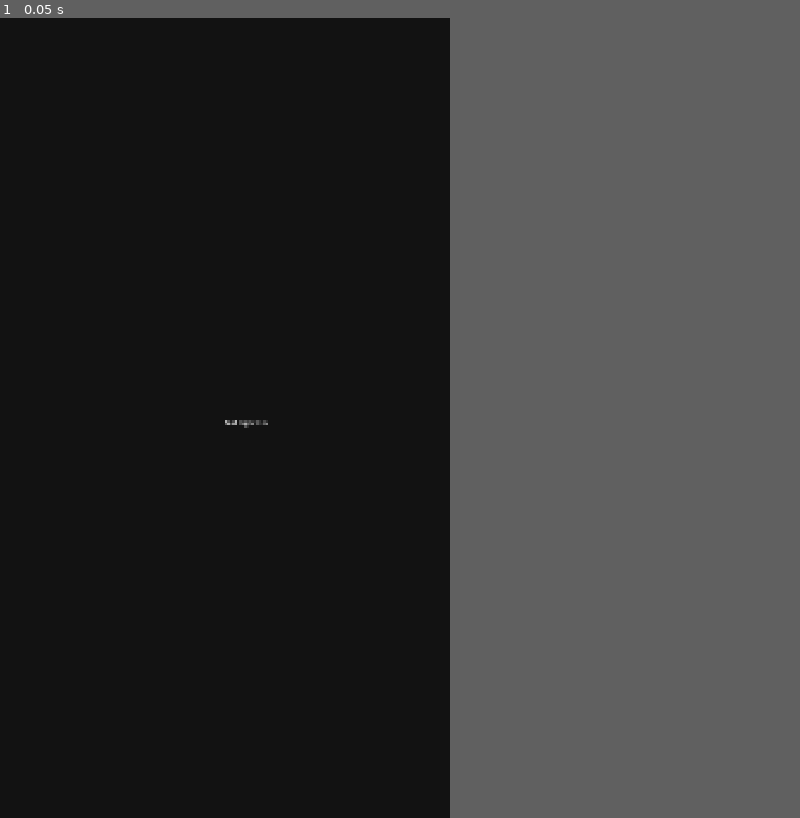
Above: before the commit, frame 1.
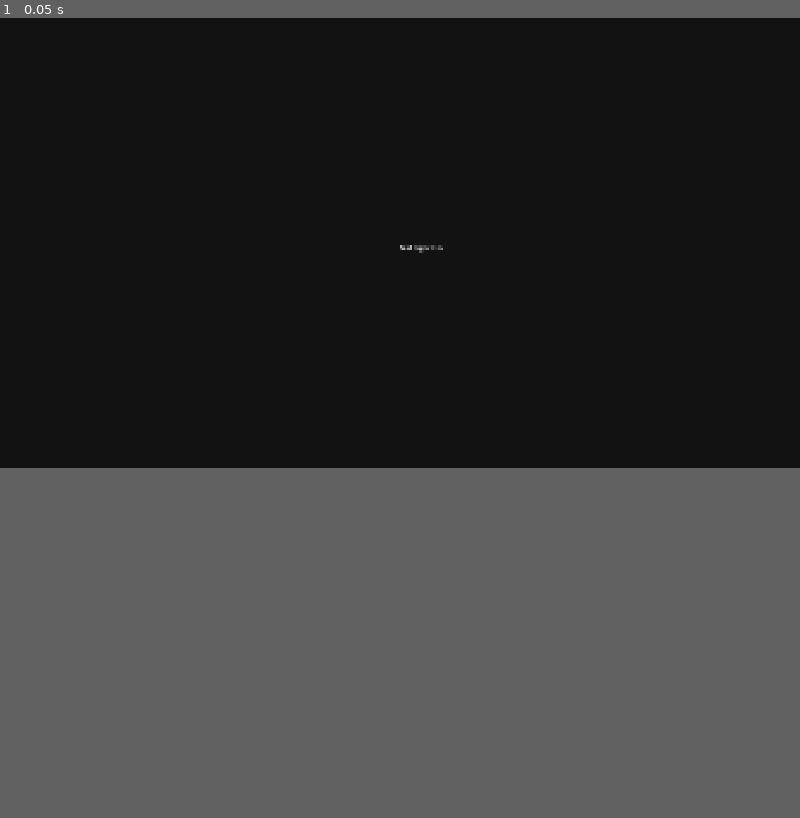
Above: after the commit, the same moment.

Repository: TheManInTheShack/Ava_tarot
Game: Godot game, scene res://Scenes/Main.tscn
The game is run twice, just before and just after one commit, with the same random seed, the same clock (stepped at 60 frames per second) and the same inputs.
Inputs:
- Up to frame 1 (0.05 s): no input
In our replay, the window is 450x800 before the commit and 800x450 after it. These sizes can differ from the game's own. Grey fills any space a smaller window leaves; there, only what the larger window draws over its background counts as a difference.

The runs differ from the first frame. In frame 1, less than 0.1% of the frame differs, in the area x 28-56%, y 28-52%.

Commit message:
Flip base resolution to landscape (1920x1080), matching Paradotz
Paratarot inherited a mobile-first 1080x1920 portrait base resolution from
before this session's pivot toward "browser-first, mobile-possible" (same
as Paradotz). Viewed in a landscape browser window, canvas_items+expand
stretch scaled everything down by roughly the height ratio (~0.48x on a
typical laptop window) -- no amount of bumping font/control sizes in
design-space could fix that without going to absurd numbers, since the
shrink is baked into the resolution mismatch itself. Flipping to 1920x1080
puts a normal browser window near 1:1 scale, matching Paradotz's own base
resolution and its lack of any default_font_size override -- removed ours
too, same reasoning. Card size, slot positions, and panel/control sizes
reverted from the abandoned mobile-compensation bump down to sane landscape
values.

Known tradeoff not addressed here: ClientOverlay is still the phone-first
client UI in practice, and now shares this same landscape canvas -- a
narrow portrait phone viewport will scale down by the WIDTH ratio against
1920, which could hurt legibility there. Flagged for the eventual two-mode
(controller vs. client) design already deferred, not fixed in this pass.

Diff:
--- a/Nodes/CardNode.gd
+++ b/Nodes/CardNode.gd
@@ -11,7 +11,7 @@
 signal tapped(slot_id: String, layer: String)
 signal context_requested(slot_id: String, layer: String)
 
-const CARD_SIZE := Vector2(220, 360)
+const CARD_SIZE := Vector2(160, 280)
 
 var slot_id: String = ""
 var layer: String = "vertical"       # "vertical" (primary) or "horizontal" (crossing/modifier)
@@ -35,14 +35,14 @@
 func _draw() -> void:
 	var rect := Rect2(Vector2.ZERO, CARD_SIZE)
 	draw_rect(rect, Color(0.08, 0.08, 0.08), true)
-	draw_rect(rect, Color(0.3, 0.3, 0.3), false, 3.0)
+	draw_rect(rect, Color(0.3, 0.3, 0.3), false, 2.0)
 
 	if face_up:
 		if front_texture != null:
 			draw_texture_rect(front_texture, rect, false)
 		else:
-			draw_string(ThemeDB.fallback_font, Vector2(12, CARD_SIZE.y / 2.0), card_name,
-				HORIZONTAL_ALIGNMENT_LEFT, CARD_SIZE.x - 24, 24)
+			draw_string(ThemeDB.fallback_font, Vector2(10, CARD_SIZE.y / 2.0), card_name,
+				HORIZONTAL_ALIGNMENT_LEFT, CARD_SIZE.x - 20, 18)
 	else:
 		if back_texture != null:
 			draw_texture_rect(back_texture, rect, false)
@@ -50,7 +50,7 @@
 			draw_rect(rect, Color(0.15, 0.1, 0.25), true)
 
 	if interactive:
-		draw_rect(rect, Color(0.63, 0.78, 0.2), false, 4.0)
+		draw_rect(rect, Color(0.63, 0.78, 0.2), false, 3.0)
 
 
 func set_face_up(value: bool) -> void:
--- a/Nodes/CardWorld.gd
+++ b/Nodes/CardWorld.gd
@@ -19,9 +19,9 @@
 const LAYERS := ["vertical", "horizontal"]
 
 const THREE_CARD_SLOTS := {
-	"1": Vector2(90, 700),
-	"2": Vector2(430, 700),
-	"3": Vector2(770, 700),
+	"1": Vector2(120, 380),
+	"2": Vector2(480, 380),
+	"3": Vector2(840, 380),
 }
 const SLOT_LABELS := {
 	"1": "Past",
@@ -47,7 +47,7 @@
 	for slot_id in THREE_CARD_SLOTS:
 		var label := Label.new()
 		label.text = SLOT_LABELS.get(slot_id, "")
-		label.position = THREE_CARD_SLOTS[slot_id] + Vector2(0, -40)
+		label.position = THREE_CARD_SLOTS[slot_id] + Vector2(0, -26)
 		label.add_theme_color_override("font_color", Color(0.6, 0.6, 0.6))
 		_world.add_child(label)
 
--- a/Scenes/Main.gd
+++ b/Scenes/Main.gd
@@ -14,7 +14,7 @@
 ## Paradotz's MainMenu.gd — it's the only way to confirm a deploy took effect
 ## in the browser (nginx now sends Cache-Control: no-cache for /paratarot/,
 ## same fix as /paradotz/, but this is the actual proof).
-const VERSION := "0.1.0"
+const VERSION := "0.1.1"
 
 var _mode: String = ""  # "controller" | "client" | ""
 var _me: Dictionary = {}
@@ -252,9 +252,9 @@
 
 	var label := Label.new()
 	label.text = "Slot %s — %s" % [slot_id, ControllerPanel.LAYER_LABELS.get(layer, layer)]
-	label.add_theme_font_size_override("font_size", 18)
+	label.add_theme_font_size_override("font_size", 14)
 	label.add_theme_color_override("font_color", Color(0.5, 0.5, 0.5))
-	label.custom_minimum_size = Vector2(220.0, 0.0)
+	label.custom_minimum_size = Vector2(160.0, 0.0)
 	vbox.add_child(label)
 	vbox.add_child(HSeparator.new())
 
@@ -271,9 +271,9 @@
 	btn.text = text
 	btn.flat = true
 	btn.alignment = HORIZONTAL_ALIGNMENT_LEFT
-	btn.custom_minimum_size = Vector2(220.0, 56.0)
+	btn.custom_minimum_size = Vector2(160.0, 40.0)
 	btn.add_theme_color_override("font_color", Color(0.88, 0.88, 0.88))
-	btn.add_theme_font_size_override("font_size", 19)
+	btn.add_theme_font_size_override("font_size", 14)
 	btn.pressed.connect(func() -> void:
 		cb.call()
 		_hide_context_menu()
--- a/UI/ClientOverlay.gd
+++ b/UI/ClientOverlay.gd
@@ -14,7 +14,7 @@
 
 func _ready() -> void:
 	set_anchors_preset(Control.PRESET_BOTTOM_WIDE)
-	custom_minimum_size = Vector2(0, 110)
+	custom_minimum_size = Vector2(0, 80)
 	mouse_filter = Control.MOUSE_FILTER_IGNORE
 
 	var panel := PanelContainer.new()
@@ -45,13 +45,13 @@
 	for action in actions:
 		var btn := Button.new()
 		btn.text = _label_for(String(action))
-		btn.custom_minimum_size = Vector2(170, 70)
+		btn.custom_minimum_size = Vector2(130, 52)
 		btn.pressed.connect(_on_action_pressed.bind(action))
 		_bar.add_child(btn)
 
 	var dismiss := Button.new()
 	dismiss.text = "Dismiss"
-	dismiss.custom_minimum_size = Vector2(140, 70)
+	dismiss.custom_minimum_size = Vector2(110, 52)
 	dismiss.pressed.connect(func() -> void: hide())
 	_bar.add_child(dismiss)
 
--- a/UI/ControllerPanel.gd
+++ b/UI/ControllerPanel.gd
@@ -24,7 +24,7 @@
 
 
 func _ready() -> void:
-	custom_minimum_size = Vector2(440, 0)
+	custom_minimum_size = Vector2(320, 0)
 	add_theme_constant_override("separation", 8)
 
 	_version_label = Label.new()
@@ -132,7 +132,7 @@
 			var row := HBoxContainer.new()
 			var label := Label.new()
 			label.text = "Slot %s — %s" % [slot_id, LAYER_LABELS[layer]]
-			label.custom_minimum_size = Vector2(220, 0)
+			label.custom_minimum_size = Vector2(160, 0)
 			row.add_child(label)
 
 			var visible_cb := CheckBox.new()
--- a/project.godot
+++ b/project.godot
@@ -23,14 +23,10 @@
 
 [display]
 
-window/size/viewport_width=1080
-window/size/viewport_height=1920
+window/size/viewport_width=1920
+window/size/viewport_height=1080
 window/stretch/mode="canvas_items"
 window/stretch/aspect="expand"
-
-[gui]
-
-theme/default_font_size=28
 
 [input]
 
Not shown, changed: CLAUDE.md
